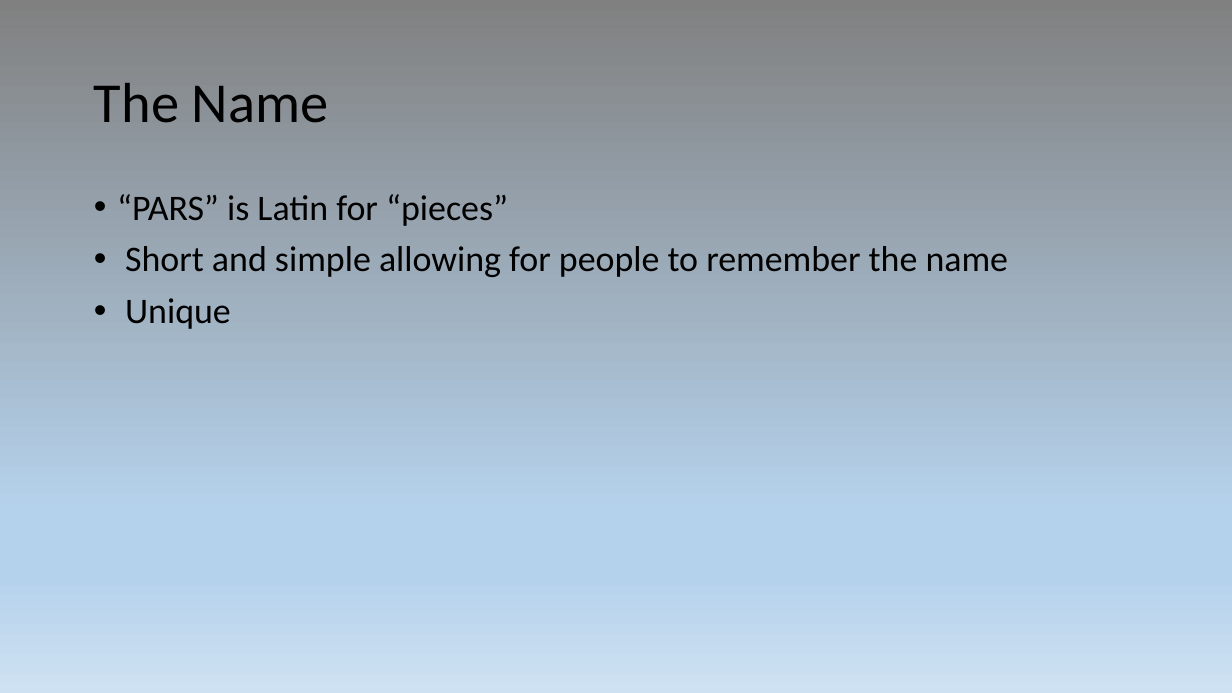
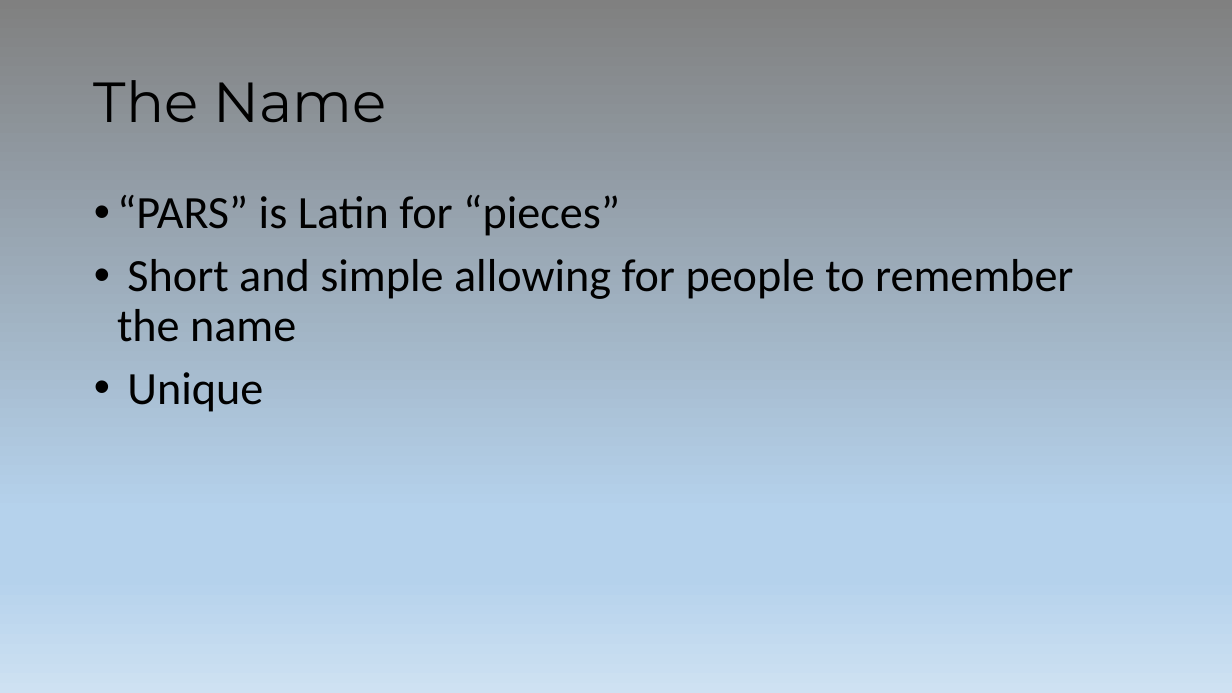
Before and after one commit to ehower/PARS, a slide deck: slide 4 of PARS.pptx. Drawn at 1232x693 pixels with LibreOffice and Linux fonts; fonts in the diff are those of the drawing. Boxes give left, top, right and bottom in pixels: in the first picture for what was removed or moved away, otherwise in the second. Text is boxed around its words. In the diff, an @@ line names an element or a change of style, - is before the commit and + after.

```diff
--- a/PARS.pptx
+++ b/PARS.pptx
@@ title "The Name" at [94,80,386,122]: font Calibri to Montserrat @@
@@ text "“PARS” is Latin for “pieces”" at [117,195,1073,412]: size 28 to 36 pt @@
```
Also in this commit, not shown: 3 other slides changed.
